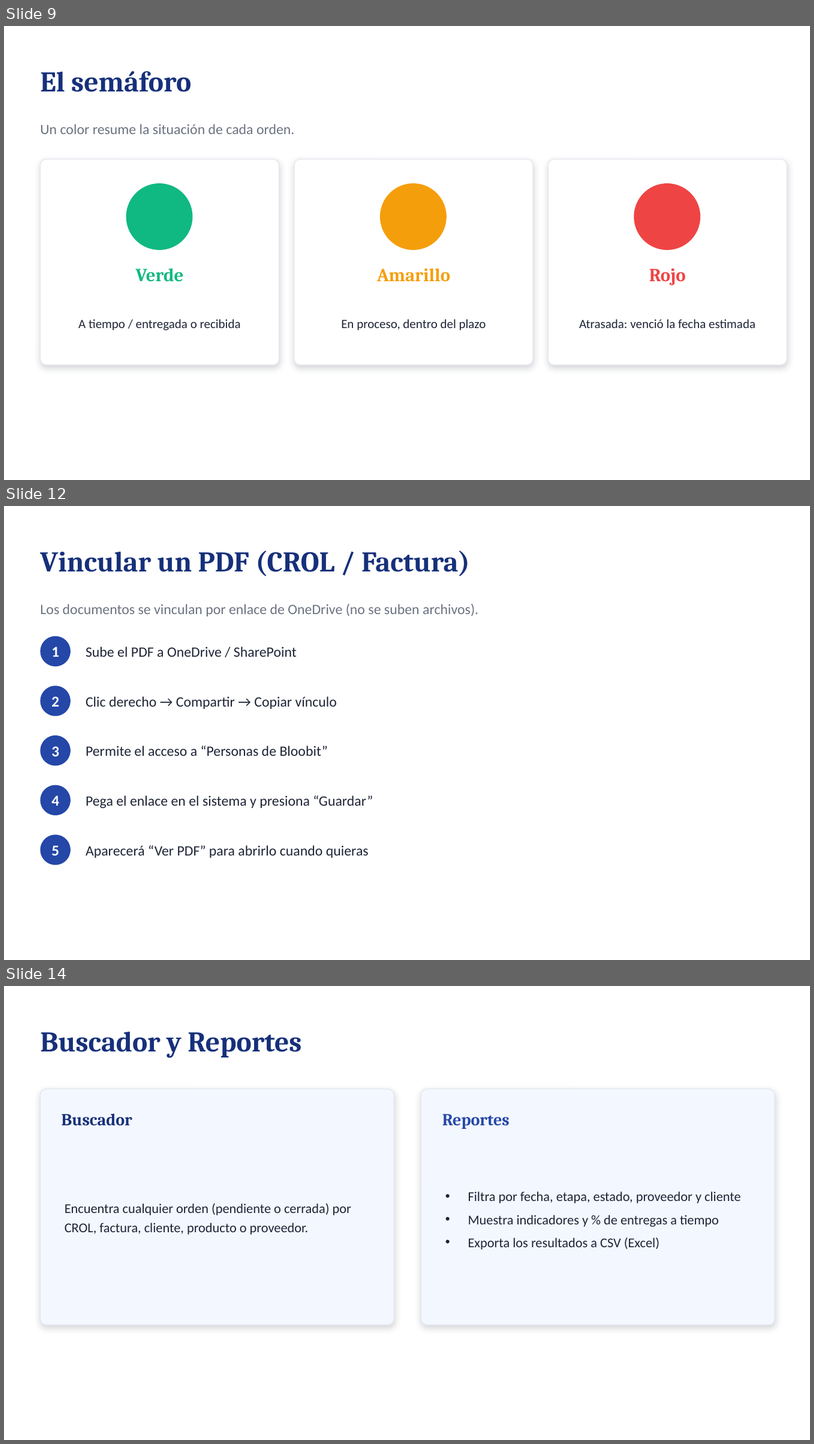
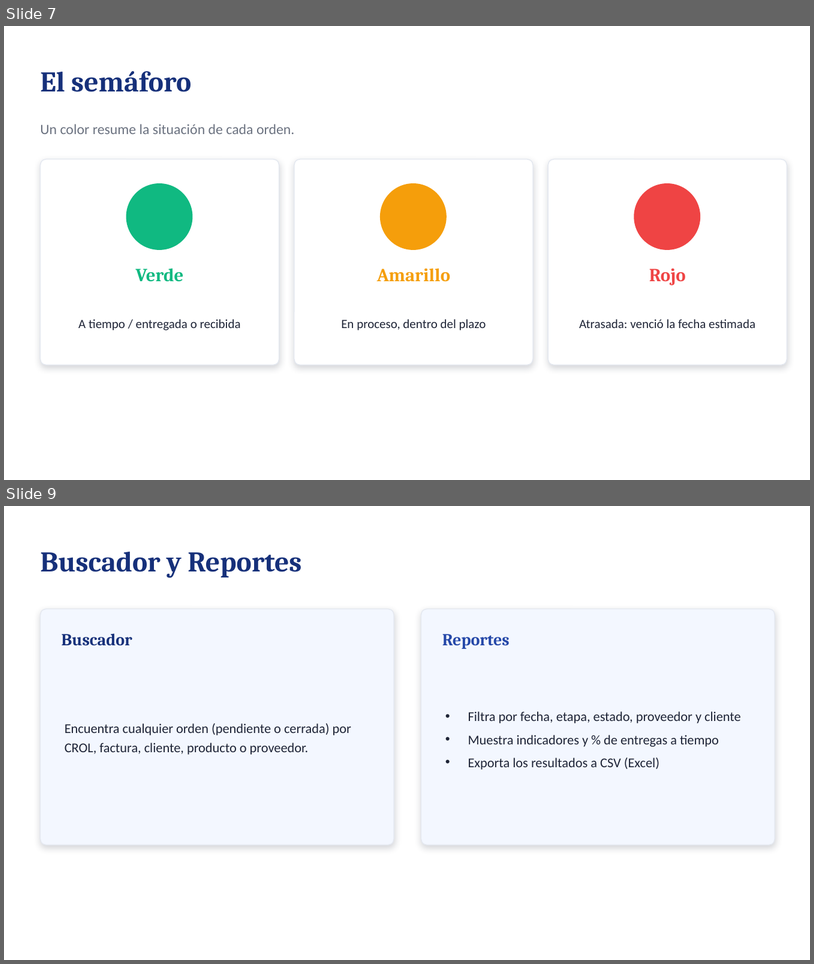
Before and after one commit to carlossbel/OC-Compras, a slide deck: Presentacion Capacitacion - BLOOBIT OC.pptx. Shown one above the other, each under a label of ours: slides 9, 12 and 14 before the commit, slides 7 and 9 after it; the slides between them are not shown. The pictures are 814x1444 and 814x964 pixels, drawn with LibreOffice and Linux fonts; fonts in the diff are those of the drawing. Boxes give left, top, right and bottom in pixels: in the first picture for what was removed or moved away, otherwise in the second. Text is boxed around its words. In the diff, an @@ line names an element or a change of style, - is before the commit and + after.

```diff
--- a/Presentacion Capacitacion - BLOOBIT OC.pptx
+++ b/Presentacion Capacitacion - BLOOBIT OC.pptx
@@ slide 12 removed at (4, 506, 810, 960), background #FFFFFF @@
@@ text removed at (40, 550, 470, 576) @@
-Vincular un PDF (CROL / Factura)
@@ text removed at (40, 604, 479, 616) @@
-Los documentos se vinculan por enlace de OneDrive (no se suben archivos).
@@ ellipse removed at (40, 636, 71, 666) @@
@@ text removed at (51, 646, 59, 657) @@
-1
@@ text removed at (86, 646, 297, 657) @@
-Sube el PDF a OneDrive / SharePoint
@@ ellipse removed at (40, 685, 71, 716) @@
@@ text removed at (51, 696, 59, 706) @@
-2
@@ text removed at (86, 696, 337, 709) @@
-Clic derecho → Compartir → Copiar vínculo
@@ ellipse removed at (40, 735, 71, 766) @@
@@ text removed at (51, 746, 59, 756) @@
-3
@@ text removed at (86, 745, 328, 756) @@
-Permite el acceso a “Personas de Bloobit”
@@ ellipse removed at (40, 785, 71, 815) @@
@@ text removed at (51, 795, 59, 805) @@
-4
@@ text removed at (86, 795, 373, 808) @@
-Pega el enlace en el sistema y presiona “Guardar”
@@ ellipse removed at (40, 834, 71, 865) @@
@@ text removed at (51, 845, 59, 855) @@
-5
@@ text removed at (86, 845, 369, 858) @@
-Aparecerá “Ver PDF” para abrirlo cuando quieras
@@ what was slide 9 is now slide 7 @@
@@ what was slide 14 is now slide 9 @@
```
Also in this commit, not shown: 1 slide changed, 4 other slides removed, 2 other files.
